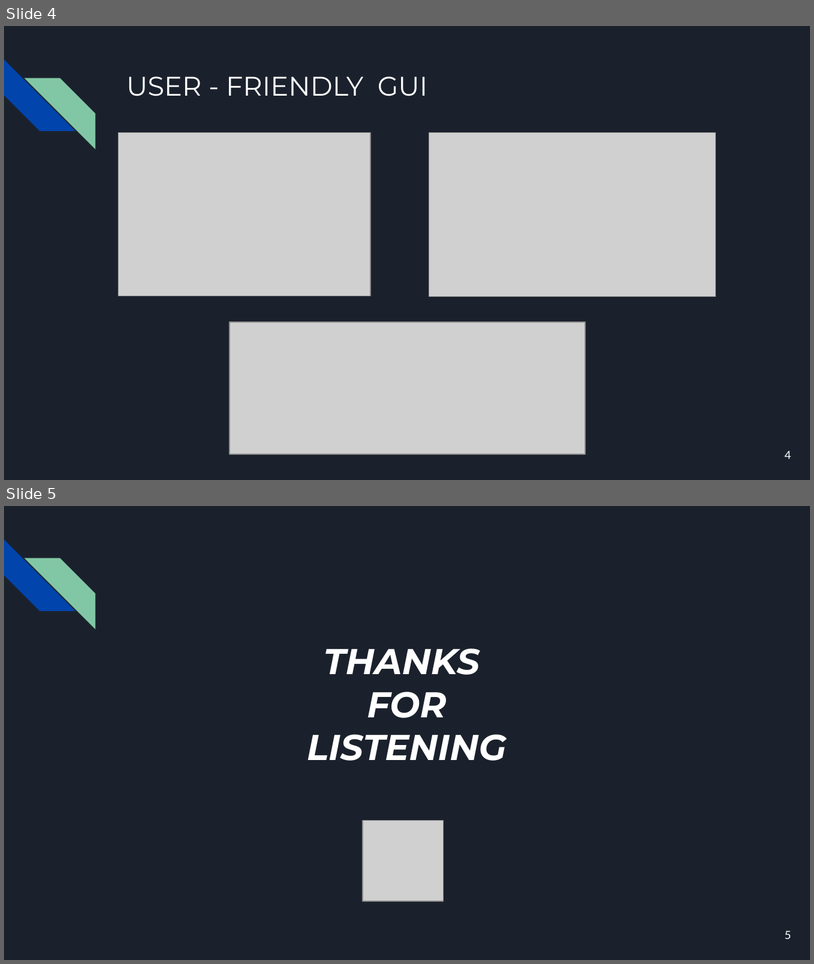
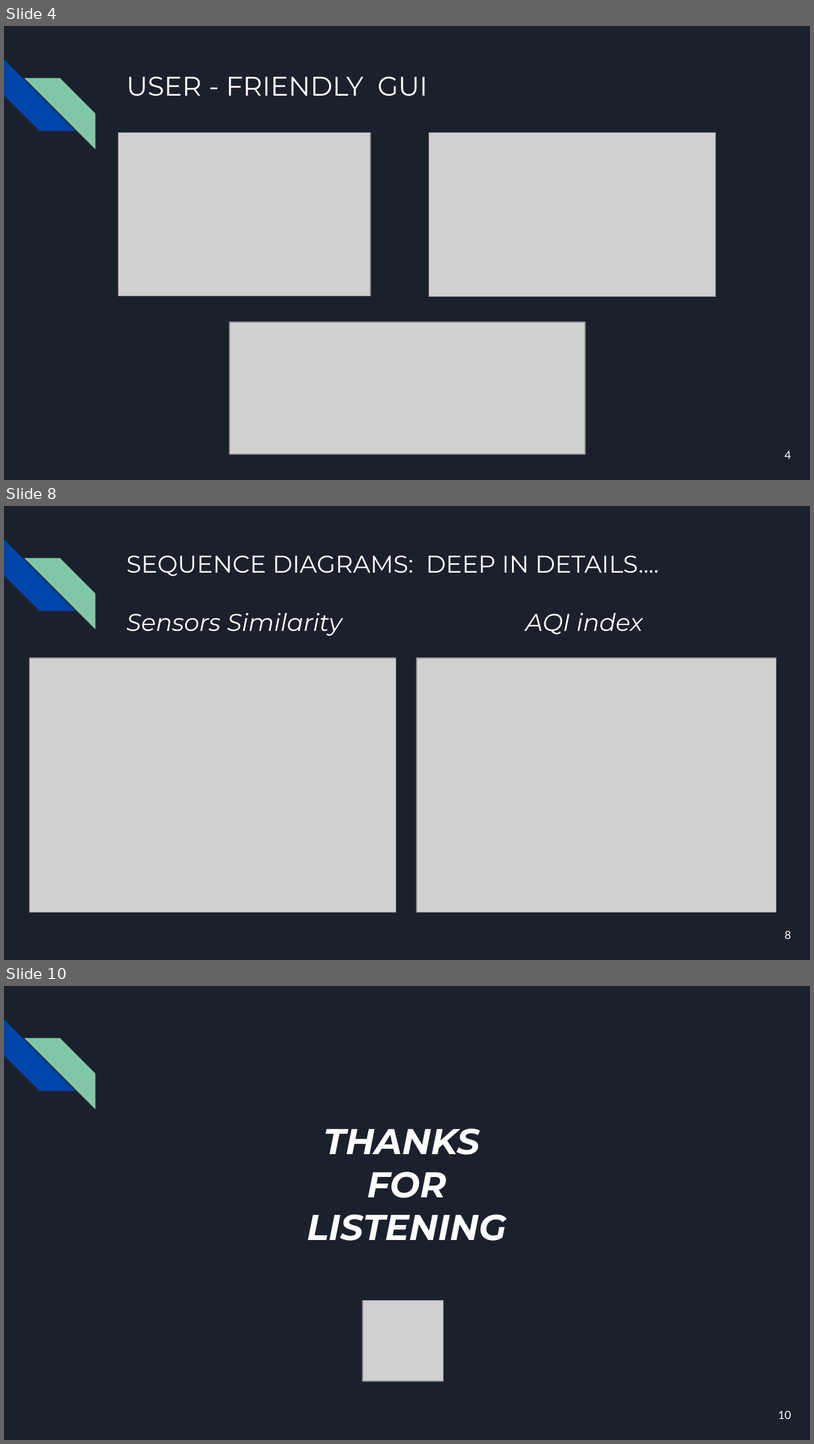
Before and after one commit to GianC0/IST-SOE, a slide deck: presentation.pptx. Shown one above the other, each under a label of ours: slides 4 and 5 before the commit, slides 4, 8 and 10 after it; the slides between them are not shown. The pictures are 814x964 and 814x1444 pixels, drawn with LibreOffice and Linux fonts; fonts in the diff are those of the drawing; grey boxes stand for pictures. Boxes give left, top, right and bottom in pixels: in the first picture for what was removed or moved away, otherwise in the second. Text is boxed around its words. In the diff, an @@ line names an element or a change of style, - is before the commit and + after.

```diff
--- a/presentation.pptx
+++ b/presentation.pptx
@@ slide 8 added at (4, 506, 810, 960), background #1B212C; not listed: 2 template elements that a slide beside it also shows @@
@@ title added at (126, 555, 659, 636), 21.6 pt, text #FFFFFF @@
+SEQUENCE DIAGRAMS: DEEP IN DETAILS....
+Sensors Similarity AQI index
@@ picture added at (30, 658, 396, 912) @@
@@ picture added at (417, 658, 777, 912) @@
@@ page number added at (785, 930, 792, 939), 10 pt, text #FFFFFF @@
+8
@@ what was slide 5 is now slide 10 @@
@@ page number at (779, 1410, 792, 1419): text changed @@
-5
+10
```
Also in this commit, not shown: 2 slides changed, 4 other slides added.
